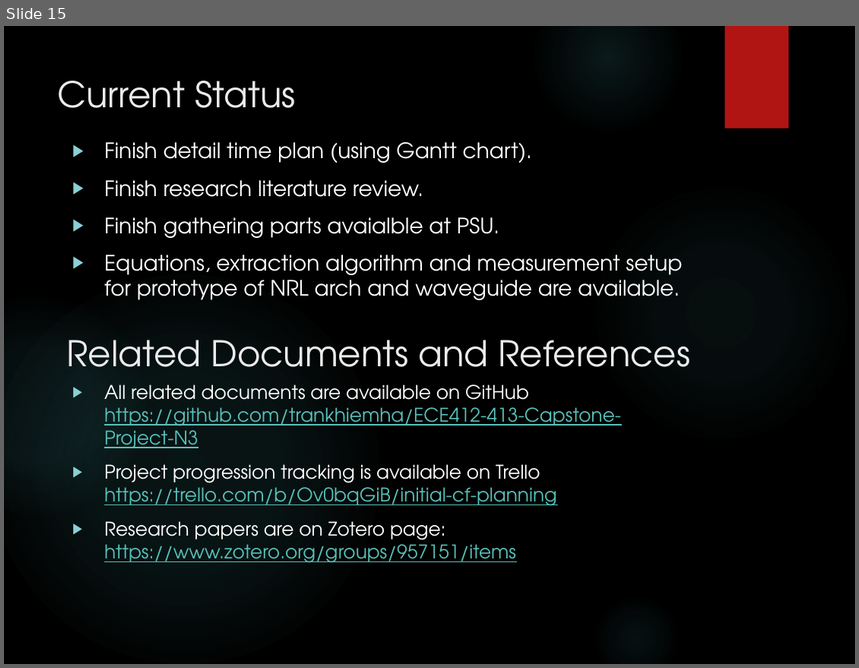
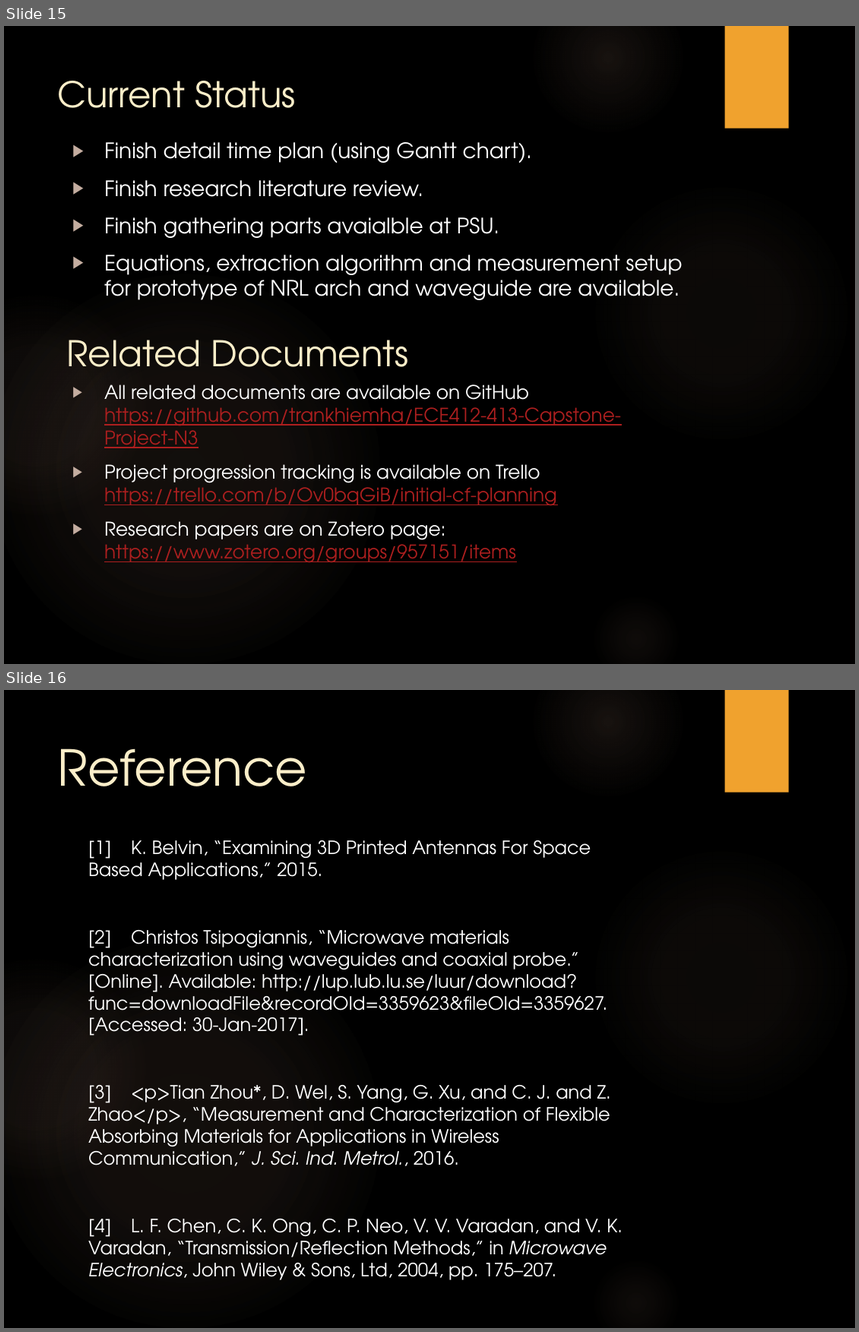
Before and after one commit to trankhiemha/ECE412-413-Capstone-Project-N3, a slide deck: Capstone project proposal presentation.pptx. Shown one above the other, each under a label of ours: slide 15 before the commit, slides 15 and 16 after it. The pictures are 859x668 and 859x1332 pixels, drawn with LibreOffice and Linux fonts; fonts in the diff are those of the drawing; background and template pictures are left out. Boxes give left, top, right and bottom in pixels: in the first picture for what was removed or moved away, otherwise in the second. Text is boxed around its words. In the diff, an @@ line names an element or a change of style, - is before the commit and + after.

Commit message:
Ver 1.1: missing NRL design and Sample holder design, more PSU antennas info

```diff
--- a/Capstone project proposal presentation.pptx
+++ b/Capstone project proposal presentation.pptx
@@ slide 16 added at [4,690,855,1328], background picture (left out); not listed: 6 template elements that a slide beside it also shows @@
@@ title added at [58,749,308,787], 42 pt, text #FBEEC9 @@
+Reference
@@ text added at [88,840,623,1281], 15.5 pt, text #FFFFFF @@
+[1] K. Belvin, “Examining 3D Printed Antennas For Space Based Applications,” 2015.
+[2] Christos Tsipogiannis, “Microwave materials characterization using waveguides and coaxial probe.” [Online]. Available: http://lup.lub.lu.se/luur/download?func=downloadFile&recordOId=3359623&fileOId=3359627. [Accessed: 30-Jan-2017].
+[3] <p>Tian Zhou*, D. Wel, S. Yang, G. Xu, and C. J. and Z. Zhao</p>, “Measurement and Characterization of Flexible Absorbing Materials for Applications in Wireless Communication,” J. Sci. Ind. Metrol., 2016.
+[4] L. F. Chen, C. K. Ong, C. P. Neo, V. V. Varadan, and V. K. Varadan, “Transmission/Reflection Methods,” in Microwave Electronics, John Wiley & Sons, Ltd, 2004, pp. 175–207.
@@ slide 15 changed as well @@
@@ rectangle at [725,26,789,128]: fill #B01513 to #F0A22E @@
@@ title "Current Status" at [58,81,296,108]: text colour #EBEBEB to #FBEEC9 @@
@@ text "Finish detail time plan (using ..." at [104,142,683,300]: bullet colour #8AD0D6 to #C4ADA0 @@
@@ fill gradient #50B9C1 to gradient #A78470 in 3 elements at [591,182,853,444], [4,275,379,664], [4,296,145,515] @@
@@ text at [67,340,408,367]: text changed; text colour #EBEBEB to #FBEEC9 @@
-Related Documents and References
+Related Documents
@@ text "All related documents are available ..." at [104,385,621,563]: text colour #58C1BA to #AD1F1F in "https://github.com/trankhiemha/ECE412-413-Capstone-Project-N ...", "https://trello.com/b/Ov0bqGiB/initial-cf-planning", "https://www.zotero.org/groups/957151/items"; bullet colour #8AD0D6 to #C4ADA0 @@
```
Also in this commit, not shown: 14 other slides changed.
